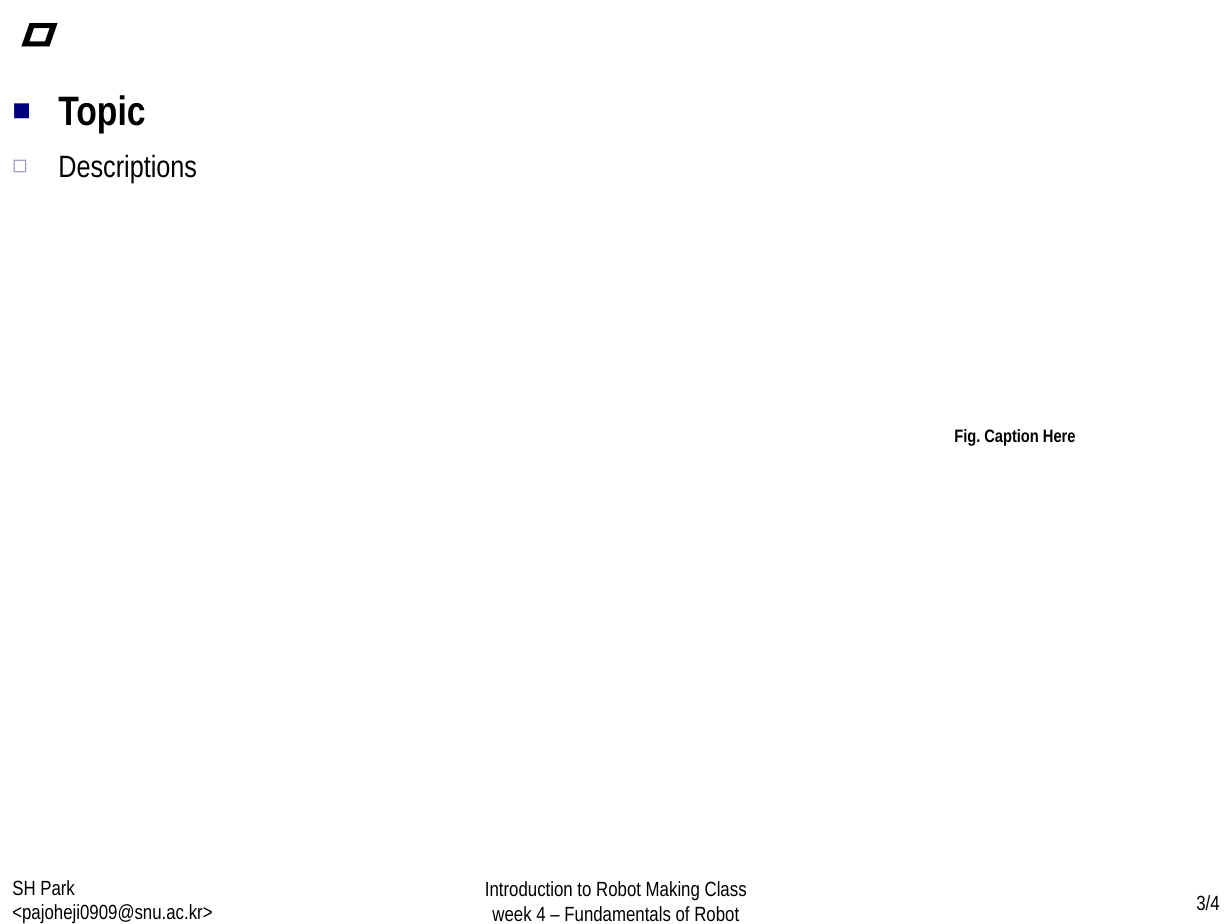
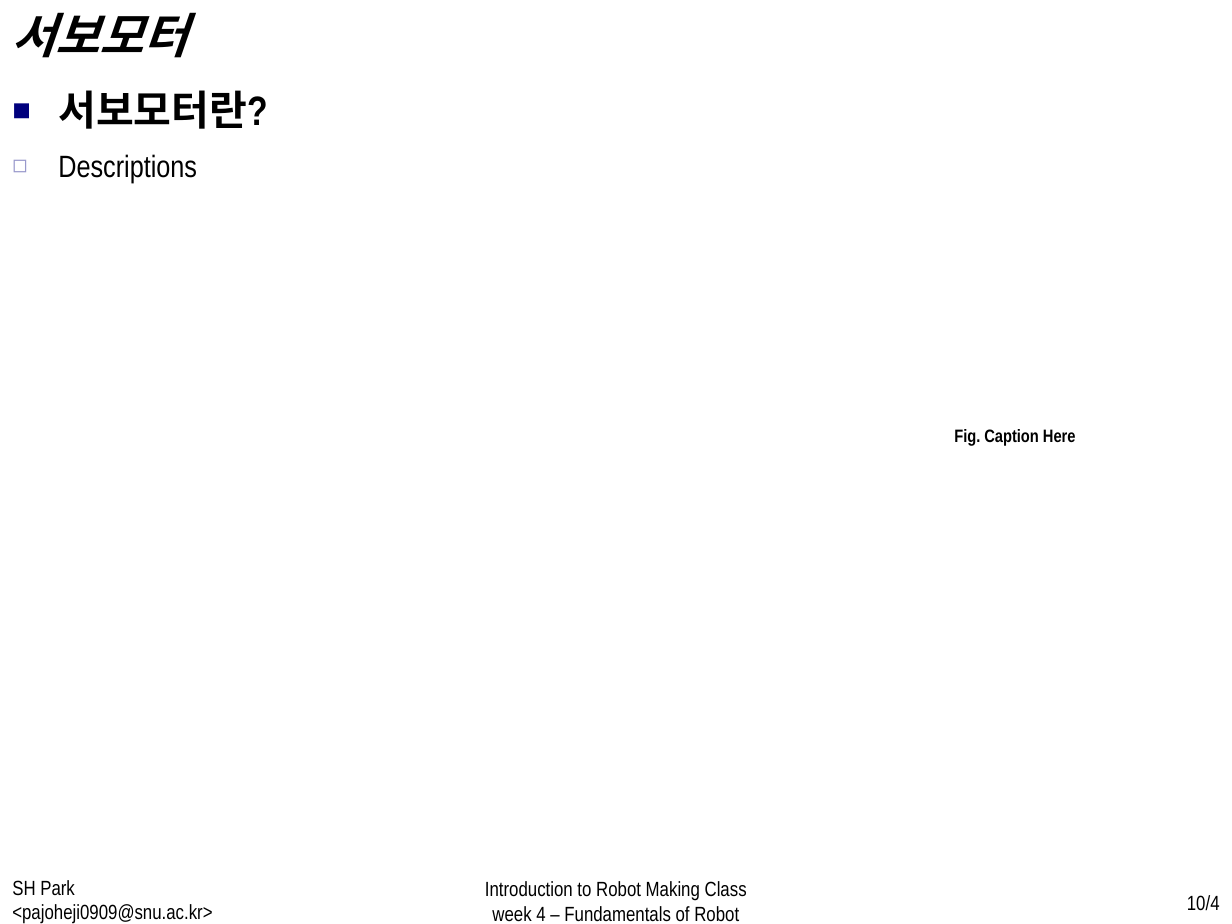
Before and after one commit to WhenTheyCry96/RobotTutorial, a slide deck: slide 10 of PPT/week4.pptx (slide 3 before the commit). Drawn at 1232x924 pixels with LibreOffice and Linux fonts; fonts in the diff are those of the drawing. Boxes give left, top, right and bottom in pixels: in the first picture for what was removed or moved away, otherwise in the second. Text is boxed around its words. In the diff, an @@ line names an element or a change of style, - is before the commit and + after.

```diff
--- a/PPT/week4.pptx
+++ b/PPT/week4.pptx
@@ text at [12,12,188,58]: text changed @@
-ㅁ
+서보모터
@@ text at [58,90,267,129]: text changed @@
-■ Topic
+■ 서보모터란?
@@ page number at [1187,895,1220,911]: text changed @@
-3/4
+10/4
```
Also in this commit, not shown: 15 slides added.
